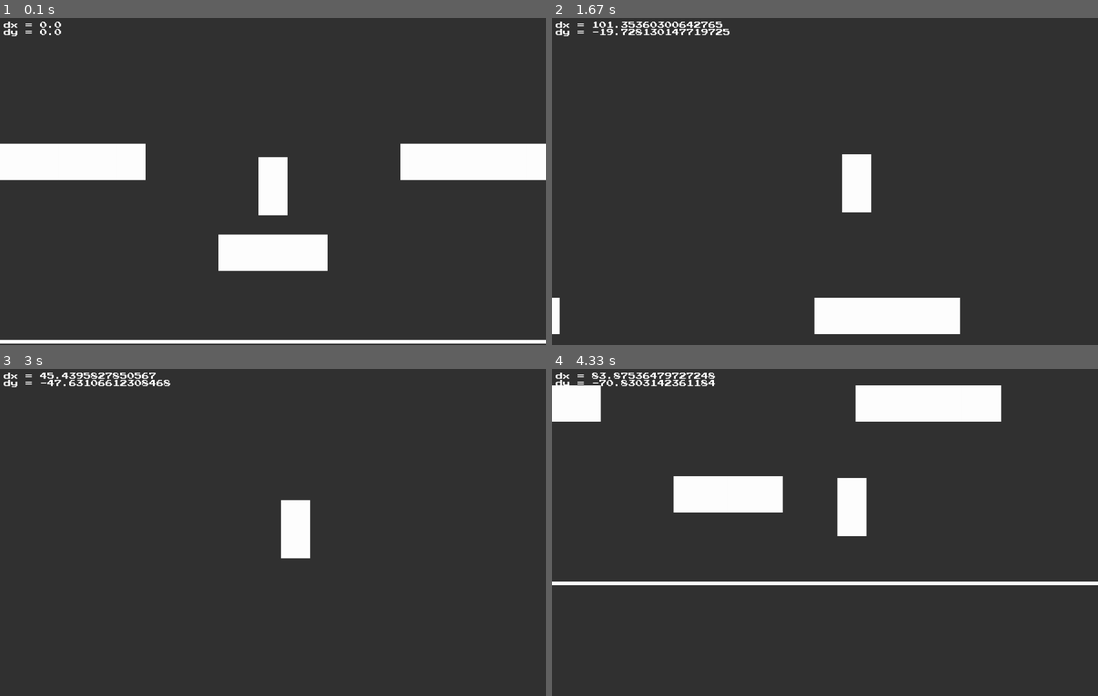
Above: before the commit, frames 1-4 (two rows, left to right).
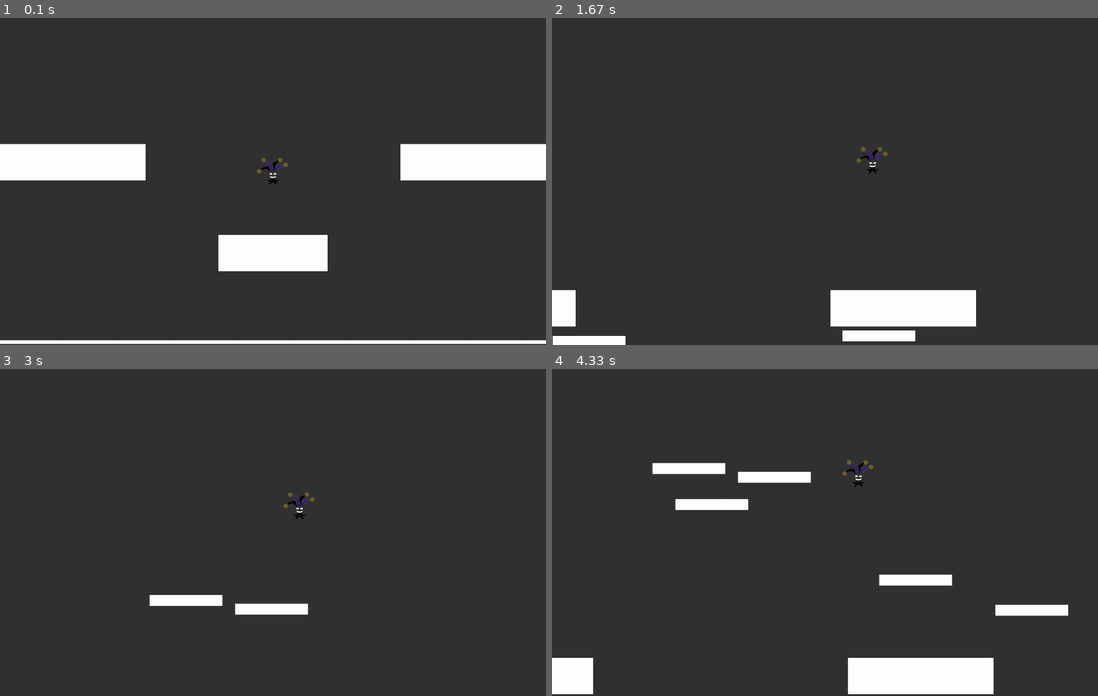
Above: after the commit, the same moments.

Repository: z4okolatka/PyGame-project
Game: pygame game, started from main.py
Same seed, same stepped clock (60 frames per second), same inputs: the game is played once before the commit and once after it.
Inputs (mouse positions are in pixels of both pictures, inside the frame that each line leads up to):
- Up to frame 1 (0.1 s): no input
- Up to frame 2 (1.67 s): press the mouse at (999, 171) at 0.37 s; move the mouse to (912, 188) at 0.47 s; release the mouse at (825, 201) at 0.6 s; hold D 0.67-1.13 s; tap Space at 0.73, 1.03, 1.23, 1.53 s; click (693, 184) at 0.75 s; hold D 1.17-1.63 s; click (655, 256) at 1.25 s
- Up to frame 3 (3 s): hold A 1.67-2.2 s; tap Space at 1.73, 2.03, 2.3, 2.6, 2.73 s; click (338, 561) at 1.75 s; hold A 2.23-2.63 s; click (141, 467) at 2.32 s; hold D from 2.67 s (still down); click (278, 568) at 2.75 s
- Up to frame 4 (4.33 s): tap Space at 3.03, 3.4, 3.7, 3.9, 4.2 s; release D at 3.3 s; hold A 3.33-3.8 s; click (1032, 656) at 3.42 s; hold D 3.83-4.3 s; click (737, 424) at 3.92 s

The runs differ from the first frame. In frame 1, 2.4% of the frame differs, in the area x 0-100%, y 1-100%; in frame 2, 4.4%; in frame 3, 2.5%; in frame 4, 14%.

Commit message:
lot of fixes + animation start + bebra

Diff:
--- /dev/null
+++ b/level creator/drawer.py
@@ -0,0 +1,78 @@
+import pygame as pg
+from io import BytesIO
+from PIL import Image
+import threading
+
+
+def minmax(min_, value, max_):
+    return max(min_, min(value, max_))
+
+
+class Drawer:
+    def __init__(self) -> None:
+        self.screen = pg.display.set_mode((180, 180))
+
+        self.data = []
+        self.startpos = None
+        self.endpos = None
+
+    def get_rect(self):
+        startpos = [minmax(0, self.startpos[0], self.screen.get_width()),
+                    minmax(0, self.startpos[1], self.screen.get_height())]
+        endpos = [minmax(0, self.endpos[0], self.screen.get_width()),
+                  minmax(0, self.endpos[1], self.screen.get_height())]
+
+        x = min(startpos[0], endpos[0])
+        y = min(startpos[1], endpos[1])
+        w = max(startpos[0], endpos[0]) - x
+        h = max(startpos[1], endpos[1]) - y
+        return pg.Rect(x, y, w, h)
+
+    def run(self):
+        self.running = True
+        while self.running:
+            # event handler
+            self.events = pg.event.get()
+            for event in self.events:
+                if event.type == pg.QUIT:
+                    self.running = False
+                if event.type == pg.MOUSEBUTTONDOWN:
+                    if event.button == 1:
+                        self.startpos = event.pos
+                    if event.button == 3:
+                        for i in self.data:
+                            if i.collidepoint(event.pos):
+                                self.data.remove(i)
+                if event.type == pg.MOUSEMOTION:
+                    self.endpos = event.pos
+                if event.type == pg.MOUSEBUTTONUP:
+                    if event.button == 1:
+                        self.data.append(self.get_rect())
+                        print(self.data[-1])
+                        self.startpos = None
+                        self.endpos = None
+                if event.type == pg.KEYDOWN:
+                    if event.key == pg.K_2:
+                        self.hover_
+            self.draw()
+
+            pg.display.flip()
+
+        image = BytesIO()
+        pg.image.save(self.screen, image)
+        pg.quit()
+
+        thread = threading.Thread(target=Image.open(image).show)
+        thread.start()
+
+        return [list(i) for i in self.data], thread
+
+    def draw(self):
+        self.screen.fill((50, 50, 50))
+
+        if self.startpos and self.endpos:
+
+            pg.draw.rect(self.screen, 'white', self.get_rect())
+
+        for rect in self.data:
+            pg.draw.rect(self.screen, 'white', rect)
--- /dev/null
+++ b/level creator/handler.py
@@ -0,0 +1,20 @@
+from PyQt5 import uic
+from PyQt5.QtWidgets import QApplication, QMainWindow
+from pathlib import Path
+import sys
+
+
+class UI(QMainWindow):
+    def __init__(self):
+        super().__init__()
+        uic.loadUi(Path(__file__).parent / 'handler.ui', self)
+
+
+class Handler:
+    def __init__(self):
+        self.app = QApplication(sys.argv)
+
+    def run(self):
+        self.ex = UI()
+        self.ex.show()
+        sys.exit(self.app.exec())
--- /dev/null
+++ b/level creator/start.py
@@ -0,0 +1,10 @@
+from drawer import Drawer
+from handler import Handler
+
+# drawing chunk
+drawer = Drawer()
+data = drawer.run()
+
+# saving info about it
+handler = Handler()
+handler.run()
--- /dev/null
+++ b/level creator/ui_handler.py
@@ -0,0 +1,174 @@
+# -*- coding: utf-8 -*-
+
+# Form implementation generated from reading ui file 'f:\Python Projects\PyGame-project\level creator\handler.ui'
+#
+# Created by: PyQt5 UI code generator 5.15.7
+#
+# WARNING: Any manual changes made to this file will be lost when pyuic5 is
+# run again.  Do not edit this file unless you know what you are doing.
+
+
+from PyQt5 import QtCore, QtGui, QtWidgets
+
+
+class Ui_MainWindow(object):
+    def setupUi(self, MainWindow):
+        MainWindow.setObjectName("MainWindow")
+        MainWindow.resize(666, 391)
+        self.centralwidget = QtWidgets.QWidget(MainWindow)
+        self.centralwidget.setObjectName("centralwidget")
+        self.verticalLayout = QtWidgets.QVBoxLayout(self.centralwidget)
+        self.verticalLayout.setContentsMargins(10, 10, 10, 10)
+        self.verticalLayout.setSpacing(5)
+        self.verticalLayout.setObjectName("verticalLayout")
+        self.frame_6 = QtWidgets.QFrame(self.centralwidget)
+        self.frame_6.setFrameShape(QtWidgets.QFrame.StyledPanel)
+        self.frame_6.setFrameShadow(QtWidgets.QFrame.Raised)
+        self.frame_6.setObjectName("frame_6")
+        self.horizontalLayout = QtWidgets.QHBoxLayout(self.frame_6)
+        self.horizontalLayout.setContentsMargins(0, 0, 0, 0)
+        self.horizontalLayout.setSpacing(0)
+        self.horizontalLayout.setObjectName("horizontalLayout")
+        self.frame = QtWidgets.QFrame(self.frame_6)
+        sizePolicy = QtWidgets.QSizePolicy(QtWidgets.QSizePolicy.Expanding, QtWidgets.QSizePolicy.Preferred)
+        sizePolicy.setHorizontalStretch(0)
+        sizePolicy.setVerticalStretch(0)
+        sizePolicy.setHeightForWidth(self.frame.sizePolicy().hasHeightForWidth())
+        self.frame.setSizePolicy(sizePolicy)
+        self.frame.setFrameShape(QtWidgets.QFrame.StyledPanel)
+        self.frame.setFrameShadow(QtWidgets.QFrame.Raised)
+        self.frame.setObjectName("frame")
+        self.horizontalLayout.addWidget(self.frame)
+        self.top = QtWidgets.QLineEdit(self.frame_6)
+        sizePolicy = QtWidgets.QSizePolicy(QtWidgets.QSizePolicy.Fixed, QtWidgets.QSizePolicy.Fixed)
+        sizePolicy.setHorizontalStretch(0)
+        sizePolicy.setVerticalStretch(0)
+        sizePolicy.setHeightForWidth(self.top.sizePolicy().hasHeightForWidth())
+        self.top.setSizePolicy(sizePolicy)
+        self.top.setObjectName("top")
+        self.horizontalLayout.addWidget(self.top)
+        self.frame_2 = QtWidgets.QFrame(self.frame_6)
+        sizePolicy = QtWidgets.QSizePolicy(QtWidgets.QSizePolicy.Expanding, QtWidgets.QSizePolicy.Preferred)
+        sizePolicy.setHorizontalStretch(0)
+        sizePolicy.setVerticalStretch(0)
+        sizePolicy.setHeightForWidth(self.frame_2.sizePolicy().hasHeightForWidth())
+        self.frame_2.setSizePolicy(sizePolicy)
+        self.frame_2.setFrameShape(QtWidgets.QFrame.StyledPanel)
+        self.frame_2.setFrameShadow(QtWidgets.QFrame.Raised)
+        self.frame_2.setObjectName("frame_2")
+        self.horizontalLayout.addWidget(self.frame_2)
+        self.verticalLayout.addWidget(self.frame_6)
+        self.frame_7 = QtWidgets.QFrame(self.centralwidget)
+        sizePolicy = QtWidgets.QSizePolicy(QtWidgets.QSizePolicy.Expanding, QtWidgets.QSizePolicy.Expanding)
+        sizePolicy.setHorizontalStretch(0)
+        sizePolicy.setVerticalStretch(0)
+        sizePolicy.setHeightForWidth(self.frame_7.sizePolicy().hasHeightForWidth())
+        self.frame_7.setSizePolicy(sizePolicy)
+        self.frame_7.setFrameShape(QtWidgets.QFrame.StyledPanel)
+        self.frame_7.setFrameShadow(QtWidgets.QFrame.Raised)
+        self.frame_7.setObjectName("frame_7")
+        self.horizontalLayout_2 = QtWidgets.QHBoxLayout(self.frame_7)
+        self.horizontalLayout_2.setContentsMargins(0, 0, 0, 0)
+        self.horizontalLayout_2.setSpacing(5)
+        self.horizontalLayout_2.setObjectName("horizontalLayout_2")
+        self.left = QtWidgets.QLineEdit(self.frame_7)
+        sizePolicy = QtWidgets.QSizePolicy(QtWidgets.QSizePolicy.Fixed, QtWidgets.QSizePolicy.Fixed)
+        sizePolicy.setHorizontalStretch(0)
+        sizePolicy.setVerticalStretch(0)
+        sizePolicy.setHeightForWidth(self.left.sizePolicy().hasHeightForWidth())
+        self.left.setSizePolicy(sizePolicy)
+        self.left.setObjectName("left")
+        self.horizontalLayout_2.addWidget(self.left)
+        self.frame_5 = QtWidgets.QFrame(self.frame_7)
+        sizePolicy = QtWidgets.QSizePolicy(QtWidgets.QSizePolicy.Expanding, QtWidgets.QSizePolicy.Preferred)
+        sizePolicy.setHorizontalStretch(0)
+        sizePolicy.setVerticalStretch(0)
+        sizePolicy.setHeightForWidth(self.frame_5.sizePolicy().hasHeightForWidth())
+        self.frame_5.setSizePolicy(sizePolicy)
+        self.frame_5.setStyleSheet("QFrame {background: rgba(50, 50, 50, 0.2)}")
+        self.frame_5.setFrameShape(QtWidgets.QFrame.StyledPanel)
+        self.frame_5.setFrameShadow(QtWidgets.QFrame.Raised)
+        self.frame_5.setObjectName("frame_5")
+        self.verticalLayout_2 = QtWidgets.QVBoxLayout(self.frame_5)
+        self.verticalLayout_2.setObjectName("verticalLayout_2")
+        self.text = QtWidgets.QPlainTextEdit(self.frame_5)
+        self.text.setStyleSheet("background: transparent; border: none;")
+        self.text.setObjectName("text")
+        self.verticalLayout_2.addWidget(self.text)
+        self.save = QtWidgets.QPushButton(self.frame_5)
+        self.save.setStyleSheet("")
+        self.save.setObjectName("save")
+        self.verticalLayout_2.addWidget(self.save)
+        self.horizontalLayout_2.addWidget(self.frame_5)
+        self.right = QtWidgets.QLineEdit(self.frame_7)
+        sizePolicy = QtWidgets.QSizePolicy(QtWidgets.QSizePolicy.Fixed, QtWidgets.QSizePolicy.Fixed)
+        sizePolicy.setHorizontalStretch(0)
+        sizePolicy.setVerticalStretch(0)
+        sizePolicy.setHeightForWidth(self.right.sizePolicy().hasHeightForWidth())
+        self.right.setSizePolicy(sizePolicy)
+        self.right.setObjectName("right")
+        self.horizontalLayout_2.addWidget(self.right)
+        self.verticalLayout.addWidget(self.frame_7)
+        self.frame_8 = QtWidgets.QFrame(self.centralwidget)
+        self.frame_8.setFrameShape(QtWidgets.QFrame.StyledPanel)
+        self.frame_8.setFrameShadow(QtWidgets.QFrame.Raised)
+        self.frame_8.setObjectName("frame_8")
+        self.horizontalLayout_3 = QtWidgets.QHBoxLayout(self.frame_8)
+        self.horizontalLayout_3.setContentsMargins(0, 0, 0, 0)
+        self.horizontalLayout_3.setSpacing(0)
+        self.horizontalLayout_3.setObjectName("horizontalLayout_3")
+        self.frame_4 = QtWidgets.QFrame(self.frame_8)
+        sizePolicy = QtWidgets.QSizePolicy(QtWidgets.QSizePolicy.Expanding, QtWidgets.QSizePolicy.Preferred)
+        sizePolicy.setHorizontalStretch(0)
+        sizePolicy.setVerticalStretch(0)
+        sizePolicy.setHeightForWidth(self.frame_4.sizePolicy().hasHeightForWidth())
+        self.frame_4.setSizePolicy(sizePolicy)
+        self.frame_4.setFrameShape(QtWidgets.QFrame.StyledPanel)
+        self.frame_4.setFrameShadow(QtWidgets.QFrame.Raised)
+        self.frame_4.setObjectName("frame_4")
+        self.horizontalLayout_3.addWidget(self.frame_4)
+        self.bottom = QtWidgets.QLineEdit(self.frame_8)
+        sizePolicy = QtWidgets.QSizePolicy(QtWidgets.QSizePolicy.Fixed, QtWidgets.QSizePolicy.Fixed)
+        sizePolicy.setHorizontalStretch(0)
+        sizePolicy.setVerticalStretch(0)
+        sizePolicy.setHeightForWidth(self.bottom.sizePolicy().hasHeightForWidth())
+        self.bottom.setSizePolicy(sizePolicy)
+        self.bottom.setObjectName("bottom")
+        self.horizontalLayout_3.addWidget(self.bottom)
+        self.frame_3 = QtWidgets.QFrame(self.frame_8)
+        sizePolicy = QtWidgets.QSizePolicy(QtWidgets.QSizePolicy.Expanding, QtWidgets.QSizePolicy.Preferred)
+        sizePolicy.setHorizontalStretch(0)
+        sizePolicy.setVerticalStretch(0)
+        sizePolicy.setHeightForWidth(self.frame_3.sizePolicy().hasHeightForWidth())
+        self.frame_3.setSizePolicy(sizePolicy)
+        self.frame_3.setFrameShape(QtWidgets.QFrame.StyledPanel)
+        self.frame_3.setFrameShadow(QtWidgets.QFrame.Raised)
+        self.frame_3.setObjectName("frame_3")
+        self.horizontalLayout_3.addWidget(self.frame_3)
+        self.verticalLayout.addWidget(self.frame_8)
+        MainWindow.setCentralWidget(self.centralwidget)
+        self.action = QtWidgets.QAction(MainWindow)
+        self.action.setObjectName("action")
+        self.action_2 = QtWidgets.QAction(MainWindow)
+        self.action_2.setObjectName("action_2")
+        self.action_4 = QtWidgets.QAction(MainWindow)
+        self.action_4.setObjectName("action_4")
+        self.action_5 = QtWidgets.QAction(MainWindow)
+        self.action_5.setObjectName("action_5")
+
+        self.retranslateUi(MainWindow)
+        QtCore.QMetaObject.connectSlotsByName(MainWindow)
+
+    def retranslateUi(self, MainWindow):
+        _translate = QtCore.QCoreApplication.translate
+        MainWindow.setWindowTitle(_translate("MainWindow", "MainWindow"))
+        self.text.setPlainText(_translate("MainWindow", "Несколько вариантов соединять пробелами (0 ... 1)\n"
+"\n"
+"0 - свободный проход\n"
+"1 - закрытый проход (стена)\n"
+""))
+        self.save.setText(_translate("MainWindow", "Сохранить"))
+        self.action.setText(_translate("MainWindow", "Новый"))
+        self.action_2.setText(_translate("MainWindow", "Открыть"))
+        self.action_4.setText(_translate("MainWindow", "Сохранить"))
+        self.action_5.setText(_translate("MainWindow", "Сохранить как"))
--- a/main.py
+++ b/main.py
@@ -36,7 +36,8 @@
         ]
         self.menu = menu.Menu(self, self.camera.display.get_size())
         self.render = render.Render(self)
-        self.info = infoDisplay.InformationDisplay(self, pg.font.Font(Path(__file__).parent / "src/fonts/PressStart.ttf", 20))
+        self.info = infoDisplay.InformationDisplay(self, pg.font.Font(
+            Path(__file__).parent / "src/fonts/PressStart.ttf", 20))
 
     def run(self):
         self.running = True
@@ -54,7 +55,8 @@
                         self.camera.scale += .1
                     else:
                         self.camera.scale -= .1
-                    self.camera.scale = round(clamp(0.1, self.camera.scale, 2), 1)
+                    self.camera.scale = round(
+                        clamp(0.1, self.camera.scale, 2), 1)
                 if event.type == pg.WINDOWMOVED:
                     self.paused = True
 
@@ -74,13 +76,26 @@
         pg.quit()
 
     def update(self):
-        # pg.mouse.set_visible(self.paused)
         if not self.paused:
             self.update_game()
         else:
             self.update_menu()
 
     def update_game(self):
+        # temporary creating platforms
+        for event in self.events:
+            if event.type == pg.MOUSEBUTTONDOWN:
+                if event.button == 1:
+                    camWidth, camHeight = self.camera.display.get_size()
+                    scale = self.camera.scale
+                    self.collision_objects.append(
+                        block.Block((
+                            self.camera.x +
+                            (event.pos[0] - camWidth * (1 - scale) / 2) / scale,
+                            self.camera.y +
+                            (event.pos[1] - camHeight * (1 - scale) / 2) / scale
+                        ),
+                            (200, 30)))
         self.player.update()
         self.camera.follow_player()
 
--- /dev/null
+++ b/src/classes/animation.py
@@ -0,0 +1,37 @@
+from PIL import Image
+import pygame as pg
+
+
+class Animation:
+    def __init__(self, path_to_gif):
+        self.path = path_to_gif
+        self.images = []
+        self.unpack_gif(self.path)
+
+        self.animationFrameIndex = 0
+        self.animTime = 0
+
+        self.image = self.images[self.animationFrameIndex][0]
+
+    def unpack_gif(self, path):
+        imageSequence = Image.open(path)
+        self.animationLen = imageSequence.n_frames - 1
+        for frame_ind in range(1, self.animationLen + 1):
+            imageSequence.seek(frame_ind)
+            mode = imageSequence.mode
+            size = imageSequence.size
+            data = imageSequence.tobytes()
+            self.images.append((pg.image.frombytes(
+                data, size, mode).convert_alpha(), imageSequence.info['duration']))
+
+    @property
+    def animationTime(self):
+        return self.animTime
+
+    @animationTime.setter
+    def animationTime(self, n):
+        self.animTime = n
+        if self.animTime >= (dur := self.images[self.animationFrameIndex][1]):
+            self.animTime -= dur
+            self.animationFrameIndex = (self.animationFrameIndex + 1) % self.animationLen
+            self.image = self.images[self.animationFrameIndex][0]
--- a/src/classes/player.py
+++ b/src/classes/player.py
@@ -1,17 +1,19 @@
 import pygame as pg
 import src.setting as settings
 from src.classes import coordHelper
+from src.classes import animation
+from pathlib import Path
 import main
 
 
-class Player(pg.sprite.Sprite, coordHelper.FloatCords):
+class Player(pg.sprite.Sprite, coordHelper.FloatCords, animation.Animation):
     def __init__(self, game, cords=None):
         super().__init__()
         self.game: main.Game = game
 
-        # surface
-        self.image = pg.Surface((80, 160))
-        self.image.fill((255, 255, 255))
+        # image and rect
+        animation.Animation.__init__(self, Path.cwd() / 'src/sprites/player.gif')
+        self.image: pg.Surface
         self.rect = self.image.get_rect()
 
         # float coordinates
@@ -63,6 +65,12 @@
 
         self._lastKeyboard = kb
 
+        # animation of sprite
+        self.animationTime += self.game.deltatime * 1000
+        # if self.image.get_at((0, 0)) == pg.Color(255, 255, 255):
+        #     self.game.paused = True
+        #     print(self.animationFrameIndex)
+
     def horizontal_movement(self, keyboard):
         if self.keydown(pg.K_d, keyboard) or self.keydown(pg.K_a, keyboard):
             self.vx = 0
@@ -90,6 +98,11 @@
     def horizontal_collision(self):
         for sprite in self.game.collision_objects:
             if sprite.rect.colliderect(self.rect):
+                # climbing on small ledges
+                if self.rect.bottom - sprite.rect.top <= 20 and abs(self.vy) <= 300:
+                    self.bottom = sprite.rect.top
+                    break
+
                 if self.rect.centerx <= sprite.rect.centerx and self.vx > 0:
                     self.right = sprite.rect.left
                     self.vx = 0
@@ -129,6 +142,3 @@
                 break
 
         self.rect.y = round(self.y)
-
-    def draw(self, surface):
-        surface.blit(self.image, self.rect)
--- a/src/classes/render.py
+++ b/src/classes/render.py
@@ -1,10 +1,10 @@
 import pygame as pg
-from src.classes import coordHelper
 from collections.abc import Iterable
+from src.classes.utilites import *
 import main
 
 
-class Render(coordHelper.FloatCords):
+class Render():
     def __init__(self, game):
         self.game: main.Game = game
         self.display = self.game.camera.display
@@ -20,8 +20,8 @@
         scale = self.game.camera.scale
 
         # position
-        x -= self.game.camera.offset_x
-        y -= self.game.camera.offset_y
+        x -= self.game.camera.x
+        y -= self.game.camera.y
 
         # size
         x *= scale
@@ -32,7 +32,7 @@
         x += camWidth * (1 - scale) / 2
         y += camHeight * (1 - scale) / 2
 
-        self.display.blit(pg.transform.scale_by(sprite.image, scale), (round(x), round(y), w, h))
+        self.display.blit(scale_by(sprite.image, scale), (round(x), round(y), w, h))
 
     def draw(self, object_):
         if not isinstance(object_, Iterable):
--- a/src/classes/screenCamera.py
+++ b/src/classes/screenCamera.py
@@ -22,8 +22,8 @@
 
         # attributes
         self.scale = 1
-        self.offset_x = 0
-        self.offset_y = 0
+        self.x = 0
+        self.y = 0
 
     def follow_player(self):
         self.handle_x_offset()
@@ -31,25 +31,15 @@
 
     def handle_x_offset(self):
         pcx = self.game.player.centerx
-        cx = self.offset_x + self.width / 2
-        dx = pcx - cx
-        self.game.info.show('dx', dx)
+        dx = pcx - self.centerx
 
-        if abs(dx) <= 1:
-            self.offset_x += dx
-        else:
-            self.offset_x += absmin(
-                dx * 0.04,
-                self.game.player.max_vx * self.game.deltatime
-            )
+        if abs(dx) > 1:
+            dx = dx * self.game.deltatime * 3.2
+        self.x += dx
 
     def handle_y_offset(self):
         pcy = self.game.player.centery
-        cy = self.offset_y + self.height / 2
+        cy = self.centery
         dy = pcy - cy
-        self.game.info.show('dy', dy)
 
-        self.offset_y += absmin(
-            dy * 0.06,
-            self.game.player.max_vy * self.game.deltatime
-        )
+        self.y += dy * self.game.deltatime * 5.2
--- a/src/classes/utilites.py
+++ b/src/classes/utilites.py
@@ -1,3 +1,5 @@
+import pygame as pg
+
 def absmax(min_, value):
     if not value:
         return min_
@@ -19,8 +21,15 @@
 
 
 def absclamp(min_, value, max_):
+    print(min_, value, max_)
     if not value:
         return value
     absolute = abs(value)
     sign = value / absolute
-    return sign * max(min_, min(value, max_))
+    return sign * max(min_, min(absolute, max_))
+
+def scale_by(image, value):
+    w, h = image.get_size()
+    w *= value
+    h *= value
+    return pg.transform.scale(image, (w, h))
Binary file added: src/sprites/player.gif
Binary file added: src/sprites/player.png
Not shown, added: level creator/handler.ui
Not shown, added: src/sprites/player_animdemo5.aseprite
Not shown, added: src/sprites/player_demo1.aseprite
Not shown, added: src/sprites/player_demo2.aseprite
Not shown, added: src/sprites/player_demo3.aseprite
Not shown, added: src/sprites/player_demo4.aseprite
